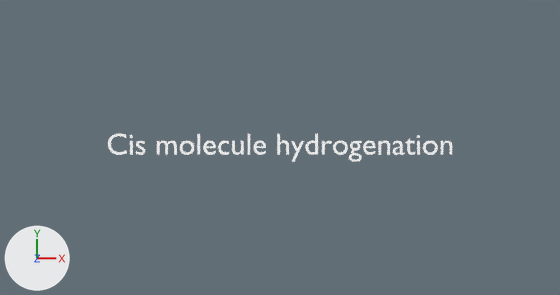
Two versions of the Blender file Movie/scenes/texte.blend, one commit apart.
One viewpoint serves both versions: the file's camera 'Camera'. Arrows for +X, +Y and +Z are at lower left; the lights stay in place. The same objects are shown in both versions, whatever each file hides.

The first picture shows 'Text_2'.
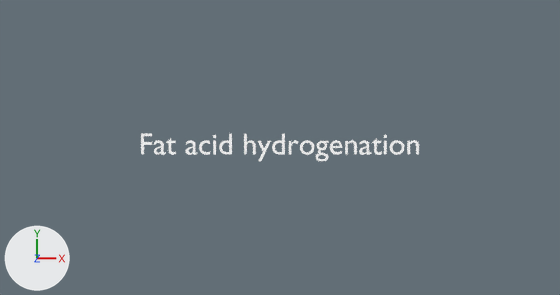
Where the change shows, as pixel boxes [x1, y1, x2, y2] in the pictures (560 x 295 px):
'Text_2', text changed
    before: [108, 133, 452, 162]
    after: [141, 134, 419, 161]

The change, as a list of edits to the scene's bpy script:
```text
Change txt_scene_1_first_text_001:
    txt_scene_1_first_text_001.body: 'Cis molecule hydrogenation' -> 'Fat acid hydrogenation'
    txt_scene_1_first_text_001.offset_x: -5.673 -> -4.614
    txt_scene_1_first_text_001.offset_y: -0.231 -> -0.226
```
